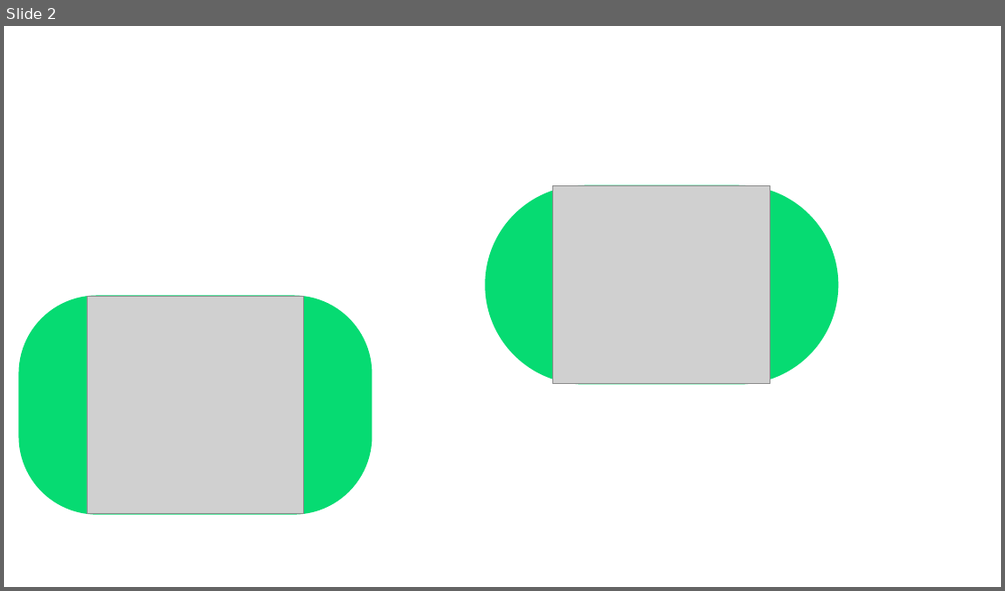
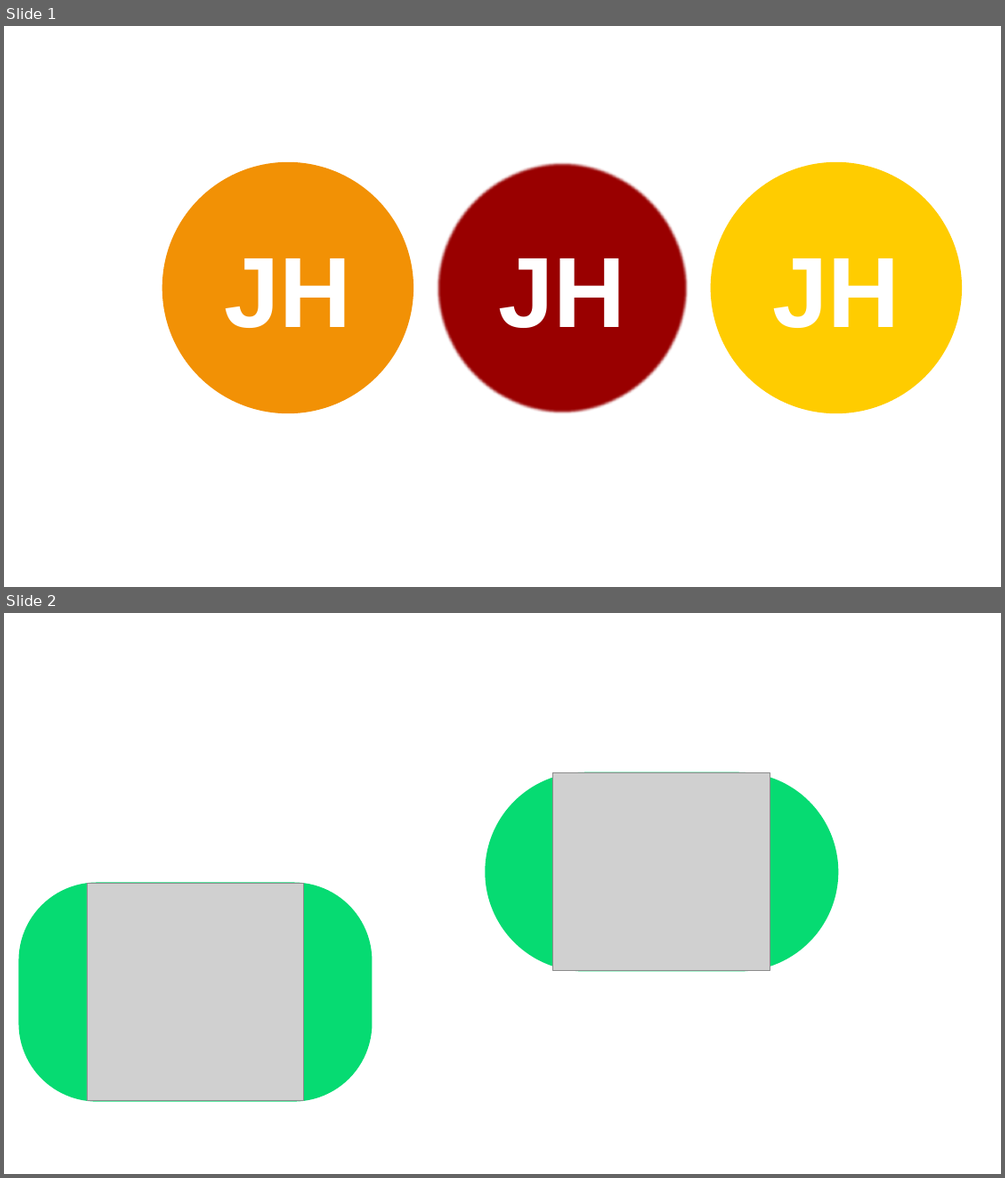
Before and after one commit to abman23/abman23.github.io, a slide deck: assets/img/favicon.pptx. Shown one above the other, each under a label of ours: slide 2 before the commit, slides 1 and 2 after it. The pictures are 1005x591 and 1005x1178 pixels, drawn with LibreOffice and Linux fonts; fonts in the diff are those of the drawing; grey boxes stand for pictures. Boxes give left, top, right and bottom in pixels: in the first picture for what was removed or moved away, otherwise in the second. Text is boxed around its words. In the diff, an @@ line names an element or a change of style, - is before the commit and + after.

```diff
--- a/assets/img/favicon.pptx
+++ b/assets/img/favicon.pptx
@@ slide 1 added at [4,26,1001,587], background #FFFFFF @@
@@ ellipse added at [162,162,413,413], fill #F29105, 96 pt, text #FFFFFF, bold @@
+JH
@@ ellipse added at [437,162,688,413], fill #990000, 96 pt, text #FFFFFF, bold @@
+JH
@@ ellipse added at [711,162,962,413], fill #FFCC00, 96 pt, text #FFFFFF, bold @@
+JH
```
Also in this commit, not shown: 1 slide removed, 4 other files.
